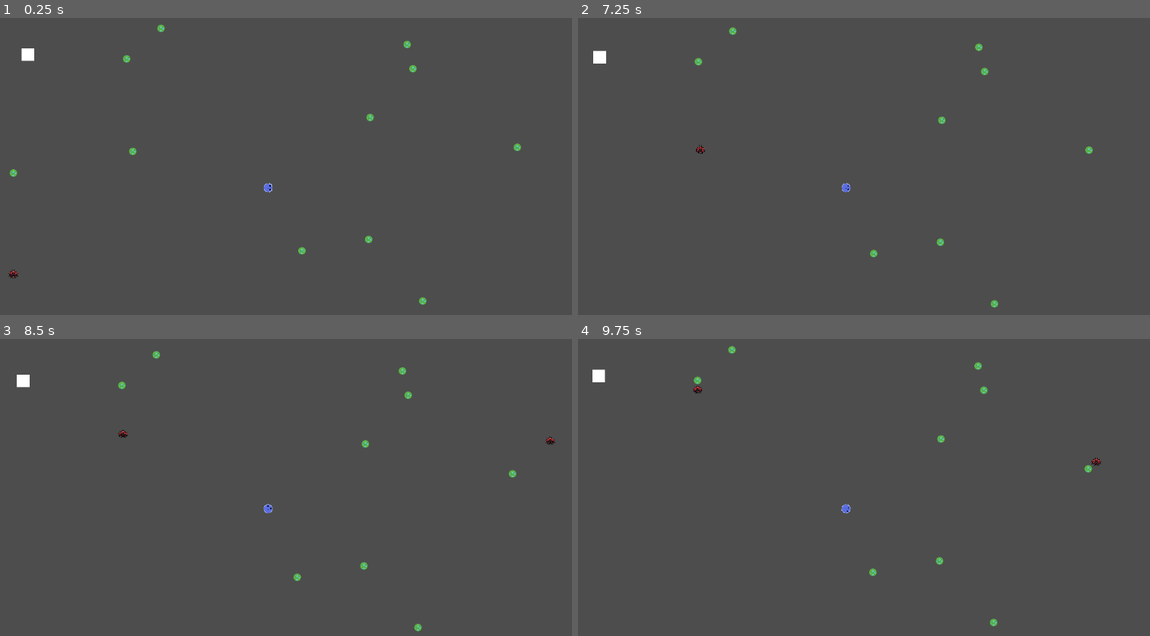
Above: before the commit, frames 1-4 (two rows, left to right).
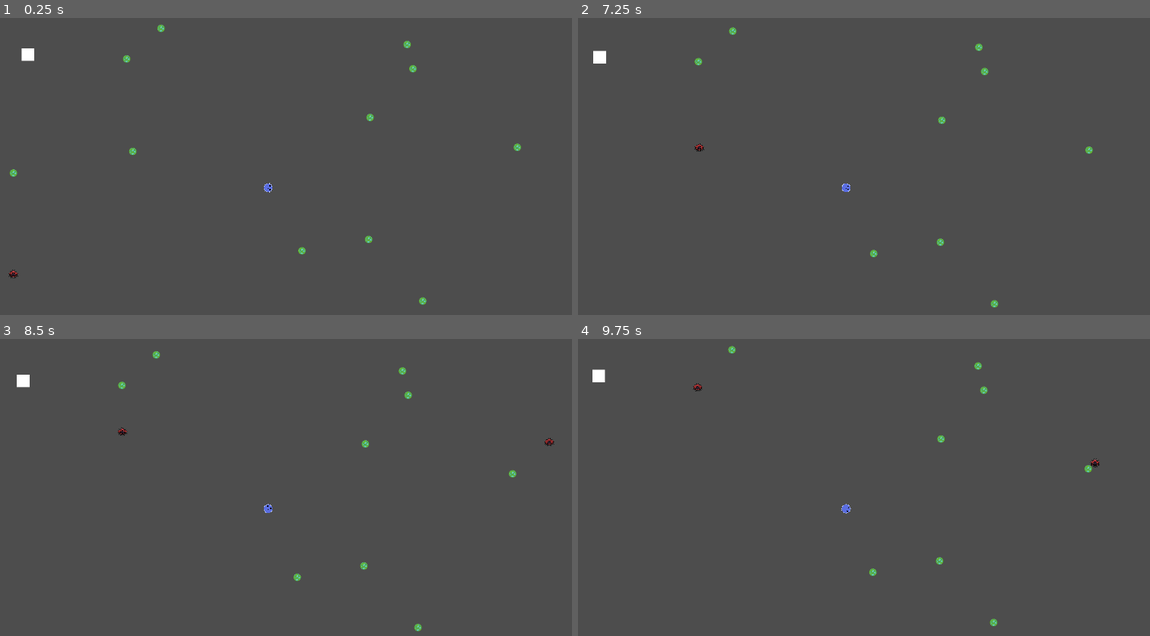
Above: after the commit, the same moments.

Repository: Ethan-D-S/primordial
Game: Godot game, scene res://main.tscn
Same seed, same stepped clock (60 frames per second), same inputs: the game is played once before the commit and once after it.
Inputs (mouse positions are in pixels of both pictures, inside the frame that each line leads up to):
- Up to frame 1 (0.25 s): no input
- Up to frame 2 (7.25 s): tap Enter at 0.5, 2.75, 5 s; move the mouse to (978, 169) at 0.52 s; click (978, 169) at 0.6 s; move the mouse to (726, 205) at 1.27 s; click (726, 205) at 1.35 s; tap Space at 2, 4.25 s; move the mouse to (909, 113) at 2.02 s; click (909, 113) at 2.1 s; move the mouse to (818, 255) at 2.77 s; click (818, 255) at 2.85 s; move the mouse to (1029, 237) at 3.52 s; click (1029, 237) at 3.6 s; move the mouse to (663, 136) at 4.27 s; click (663, 136) at 4.35 s; move the mouse to (875, 187) at 5.02 s; click (875, 187) at 5.1 s; move the mouse to (755, 101) at 5.77 s; click (755, 101) at 5.85 s; move the mouse to (978, 169) at 6.52 s; click (978, 169) at 6.6 s
- Up to frame 3 (8.5 s): move the mouse to (148, 526) at 7.27 s; click (148, 526) at 7.35 s; move the mouse to (331, 434) at 8.02 s; click (331, 434) at 8.1 s
- Up to frame 4 (9.75 s): move the mouse to (818, 576) at 8.77 s; click (818, 576) at 8.85 s; move the mouse to (1029, 558) at 9.52 s; click (1029, 558) at 9.6 s

The runs differ from the first frame. In frame 1, less than 0.1% of the frame differs, in the area x 46-48%, y 55-59%; in frame 2, less than 0.1%; in frame 3, less than 0.1%; in frame 4, 0.1%, in the area x 20-92%, y 12-59%.

Commit message:
update to player texture filter, smal changes

Diff:
--- a/main.tscn
+++ b/main.tscn
@@ -30,6 +30,7 @@
 offset_bottom = 138.0
 
 [node name="Player" parent="." instance=ExtResource("2_h2yge")]
+texture_filter = 1
 position = Vector2(120, 98)
 
 [node name="Camera2D" type="Camera2D" parent="Player"]
--- a/player.tscn
+++ b/player.tscn
@@ -4,10 +4,10 @@
 [ext_resource type="Script" uid="uid://cmur2pxsrtip1" path="res://player.gd" id="1_onrkg"]
 
 [sub_resource type="CircleShape2D" id="CircleShape2D_i3pqv"]
-radius = 14.0357
+radius = 13.0
 
 [sub_resource type="CircleShape2D" id="CircleShape2D_onrkg"]
-radius = 14.0357
+radius = 16.0312
 
 [node name="Player" type="CharacterBody2D"]
 script = ExtResource("1_onrkg")
@@ -19,7 +19,7 @@
 [node name="CollisionShape2D" type="CollisionShape2D" parent="."]
 shape = SubResource("CircleShape2D_i3pqv")
 
-[node name="Area2D" type="Area2D" parent="."]
+[node name="touch" type="Area2D" parent="."]
 
-[node name="CollisionShape2D" type="CollisionShape2D" parent="Area2D"]
+[node name="CollisionShape2D" type="CollisionShape2D" parent="touch"]
 shape = SubResource("CircleShape2D_onrkg")
--- a/wanderer.tscn
+++ b/wanderer.tscn
@@ -4,7 +4,7 @@
 [ext_resource type="Texture2D" uid="uid://bfbimgok4hahf" path="res://assets/sprites/wanderer.png" id="2_3amrx"]
 
 [sub_resource type="CircleShape2D" id="CircleShape2D_icjva"]
-radius = 14.0357
+radius = 18.0
 
 [sub_resource type="CircleShape2D" id="CircleShape2D_gr7fw"]
 radius = 396.556
